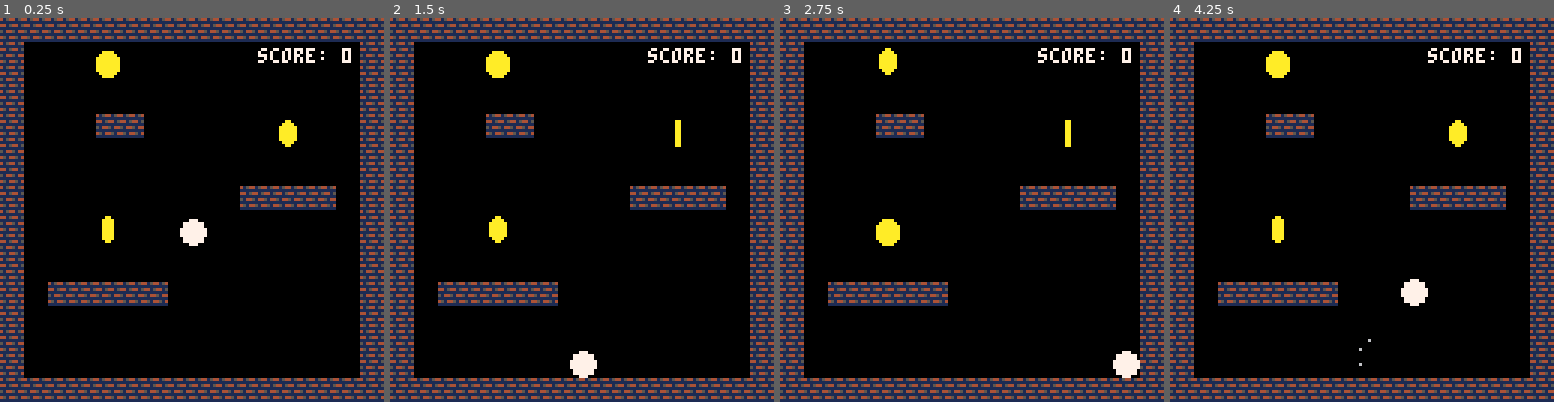
Above: before the commit, frames 1-4 (left to right).
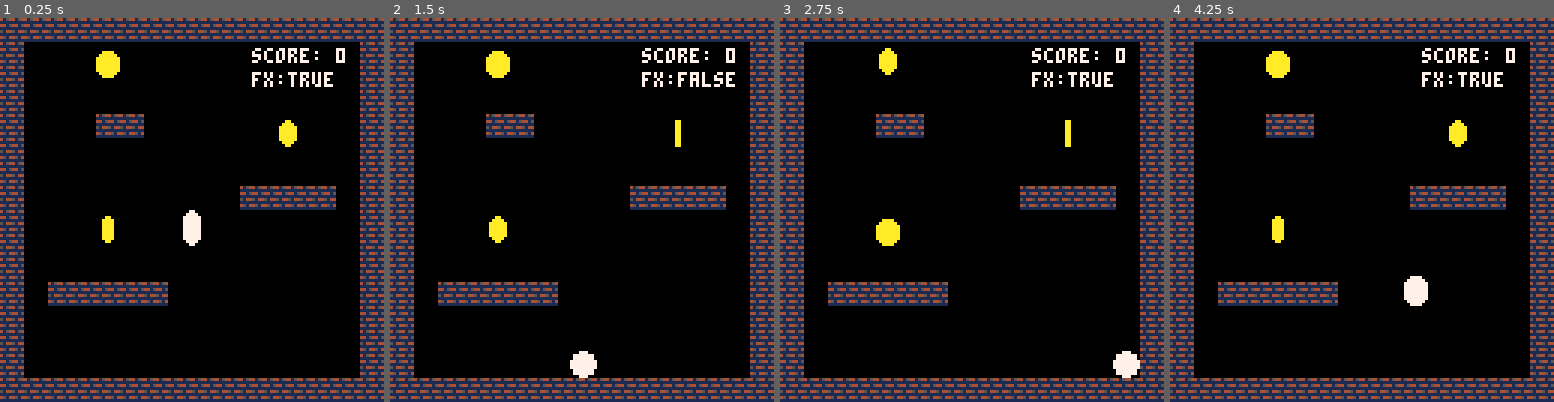
Above: after the commit, the same moments.

Repository: sh0ds/pico8
Game: PICO-8 cartridge room/room.p8
Two runs of this game, one before a commit and one after it. Both use one fixed random seed, a clock stepped at 60 frames per second and the inputs below.
Inputs:
- Up to frame 1 (0.25 s): no input
- Up to frame 2 (1.5 s): tap X (X key) at 0.33, 1.07 s; tap O (Z key) at 0.7 s
- Up to frame 3 (2.75 s): hold Right 1.6-2.1 s; tap O (Z key) at 1.7, 2.1, 2.5 s; tap X (X key) at 1.85 s; hold Right from 2.47 s (still down)
- Up to frame 4 (4.25 s): tap O (Z key) every 0.4 s from 2.9 to 4.1 s; tap X (X key) at 2.97, 4.08 s; release Right at 3.03 s; hold Left 3.08-3.58 s; hold Right from 4.02 s (still down)

The runs differ from the first frame. In frame 1, 1.0% of the frame differs, in the area x 46-92%, y 7-60%; in frame 2, 0.8%; in frame 3, 0.8%; in frame 4, 0.9%.

Commit message:
Update room.p8

Diff:
--- a/room/room.p8
+++ b/room/room.p8
@@ -51,7 +51,10 @@
     short_hop = false,
 
     -- coyote time
-    c_max = 5
+    c_max = 5,
+
+    -- color (7 = white)
+    color = 7
     }
 
     -- set coyote timer
@@ -59,6 +62,9 @@
 
     -- speed added per frame
     dot.accel = dot.top_speed * dot.drag
+
+    -- width and height for anims
+    dot.w, dot.h = dot.r*2, dot.r*2
 
     -- gravity per frame
     g = .3
@@ -96,14 +102,17 @@
             life = 8,
             sx = 1,
             dy = -.5,
-            sy = 1.5
+            sy = .5
         }
     }
 
+    fx_on = true
+    shake = 0
 end
 
 function _update60()
     tick += 1
+    if btnp(4) then fx_on = not(fx_on) end
 	dot_movement()
 	update_parts()
 	for i=#coins,1,-1 do
@@ -122,17 +131,24 @@
 	else
 	    score.color = 7
 	end
+	screen_shake()
 end
 
 function _draw()
 	cls(0)
-	map(0,0,0,0,16,16)
-	print("score: "..score.value, 86, 10, score.color)
-	for i=1,#coins do
+	local ox = rnd(shake) - shake/2
+    local oy = rnd(shake) - shake/2
+    camera(ox, oy)
+    map(0,0,0,0,16,16)
+    for i=1,#coins do
 		draw_coin(coins[i])
 	end
 	draw_parts()
-	circfill(dot.x, dot.y, dot.r, 7)
+	draw_dot()
+	camera(0,0)
+	print("score: "..score.value, 84, 10, score.color)
+	local fx_str = ""
+	print("fx:"..tostr(fx_on), 84, 18, 7)
 end
 
 function dot_movement()
@@ -181,6 +197,7 @@
 
     -- 3. move y
     local py = dot.y + dot.vy
+    local fall_speed = dot.vy
     if circ_coll(dot.x, py, dot.r) then
         local step = sgn(dot.vy)
         while not circ_coll(dot.x, dot.y + step, dot.r) do
@@ -196,6 +213,10 @@
     dot.grounded = circ_coll(dot.x, dot.y + 1, dot.r)
     if dot.grounded and not(was) then
         sfx(2)
+        if fx_on then
+            if fall_speed > 6 then shake = 6 end
+            dot.h, dot.w = 5, 11
+        end
         spawn_fx(dot.x, dot.y + dot.r, fx.land_dust)
     end
     if dot.grounded then
@@ -204,6 +225,20 @@
     else
         dot.coyote -= 1
     end
+
+    -- 5. shape
+    local target_w, target_h = dot.w, dot.h
+    local ease = .3
+    if dot.grounded == true or not(fx_on) then
+        target_w = 2*dot.r
+        target_h = 2*dot.r
+    else
+        local stretch = min(3,abs(dot.vy))
+        target_w = 2*dot.r - stretch
+        target_h = 2*dot.r + stretch
+    end
+    dot.w += (target_w - dot.w) * ease
+    dot.h += (target_h - dot.h) * ease
 end
 
 function is_wall(px, py)
@@ -234,6 +269,7 @@
 end
 
 function spawn_fx(x, y, fx)
+    if not(fx_on) then return end
     for i=1,fx.n do
         local part = {
             x = x,
@@ -264,6 +300,24 @@
     for i=1,#parts do
         local p = parts[i]
         pset(p.x, p.y, p.col)
+    end
+end
+
+function draw_dot()
+    local x0 = dot.x - dot.w/2
+    local x1 = dot.x + dot.w/2
+    local y1 = dot.y + dot.r
+    local y0 = y1 - dot.h
+    ovalfill(x0, y0, x1, y1, dot.color)
+end
+
+function screen_shake()
+    if shake > 0 then
+        if shake < 0.3 then
+            shake = 0
+        else
+            shake = shake * 0.8
+        end
     end
 end
 
